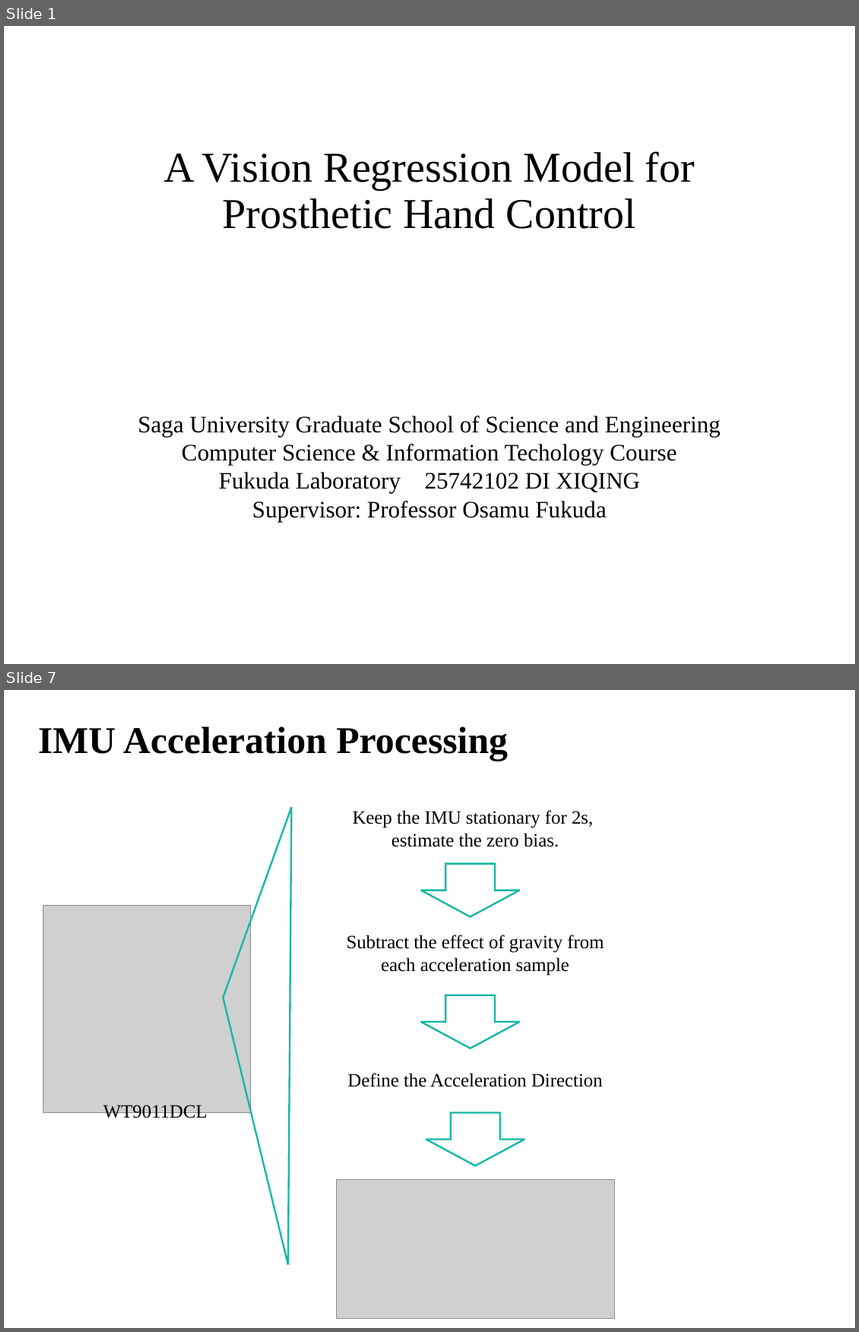
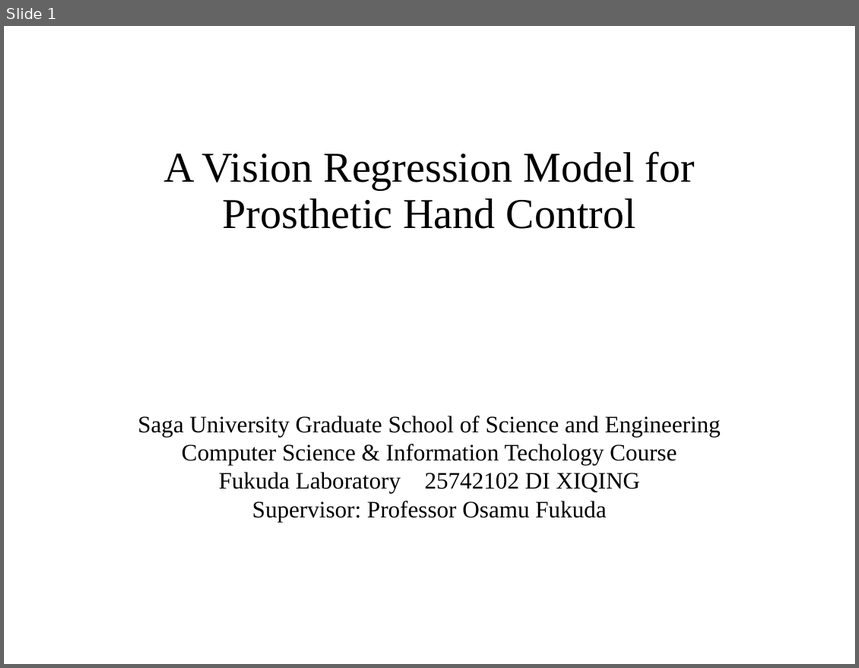
Before and after one commit to DiXiQing/Multimodal_Imitation_Learning, a slide deck: Zemi/2026-10-28-Di.pptx. Shown one above the other, each under a label of ours: slides 1 and 7 before the commit, slide 1 after it; the slides between them are not shown. The pictures are 859x1332 and 859x668 pixels, drawn with LibreOffice and Linux fonts; fonts in the diff are those of the drawing; grey boxes stand for pictures. Boxes give left, top, right and bottom in pixels: in the first picture for what was removed or moved away, otherwise in the second. Text is boxed around its words. In the diff, an @@ line names an element or a change of style, - is before the commit and + after.

```diff
--- a/Zemi/2026-10-28-Di.pptx
+++ b/Zemi/2026-10-28-Di.pptx
@@ slide 7 removed at bbox=[4, 690, 855, 1328], background #FFFFFF @@
@@ text removed at bbox=[38, 726, 508, 761] @@
-IMU Acceleration Processing
@@ freeform shape removed at bbox=[223, 808, 291, 1265] @@
@@ text removed at bbox=[353, 810, 593, 847] @@
-Keep the IMU stationary for 2s,
-estimate the zero bias.
@@ down arrow removed at bbox=[421, 863, 520, 916] @@
@@ picture removed at bbox=[44, 905, 251, 1113] @@
@@ text removed at bbox=[347, 935, 604, 976] @@
-Subtract the effect of gravity from each acceleration sample
@@ down arrow removed at bbox=[421, 996, 520, 1049] @@
@@ text removed at bbox=[348, 1073, 603, 1087] @@
-Define the Acceleration Direction
@@ text removed at bbox=[104, 1105, 208, 1123] @@
-WT9011DCL
@@ down arrow removed at bbox=[427, 1113, 525, 1166] @@
@@ picture removed at bbox=[336, 1179, 614, 1319] @@
```
Also in this commit, not shown: 4 slides changed, 9 slides added, 11 other slides removed, 49 other files.
